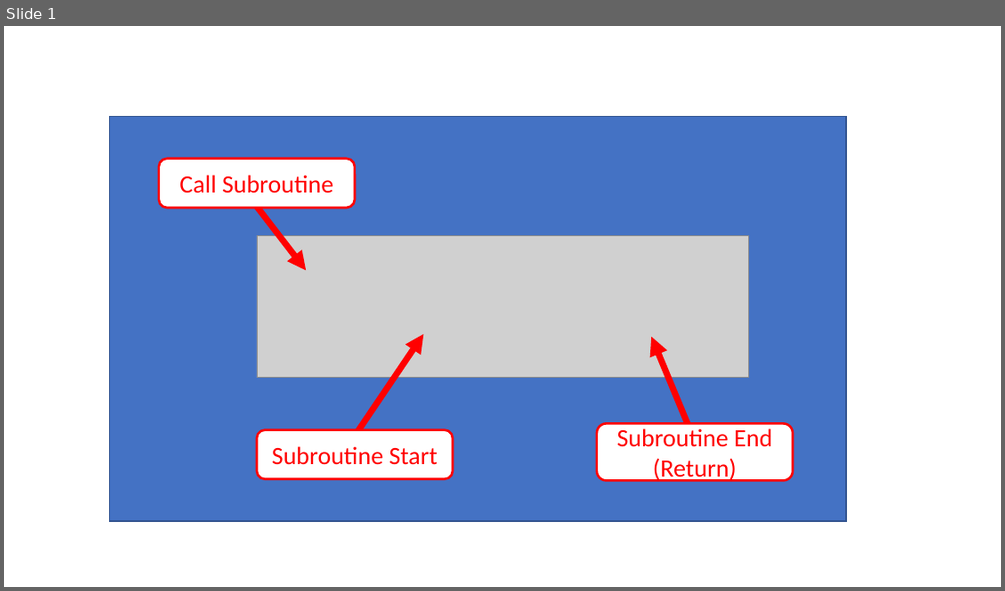
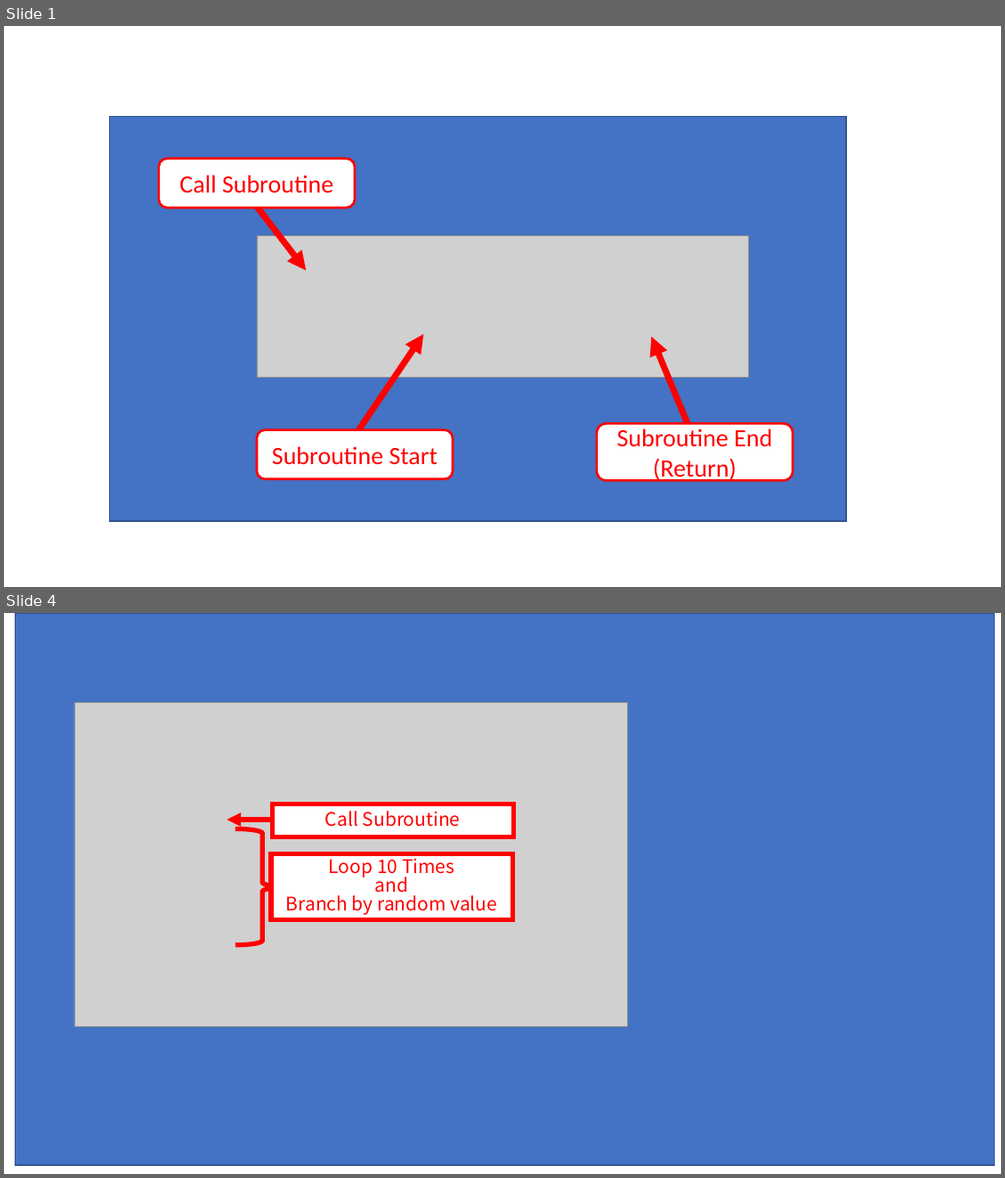
Before and after one commit to NNNIC/psgg-ruby-sample, a slide deck: wiki/work.pptx. Shown one above the other, each under a label of ours: slide 1 before the commit, slides 1 and 4 after it; the slides between them are not shown. The pictures are 1005x591 and 1005x1178 pixels, drawn with LibreOffice and Linux fonts; fonts in the diff are those of the drawing; grey boxes stand for pictures. Boxes give left, top, right and bottom in pixels: in the first picture for what was removed or moved away, otherwise in the second. Text is boxed around its words. In the diff, an @@ line names an element or a change of style, - is before the commit and + after.

```diff
--- a/wiki/work.pptx
+++ b/wiki/work.pptx
@@ slide 4 added at (4, 613, 1001, 1174), background #FFFFFF @@
@@ rectangle added at (16, 613, 995, 1165), fill #4472C4, outline #325491 1 pt @@
@@ picture added at (74, 702, 628, 1026) @@
@@ arrow added from (317, 819) to (226, 819), #FF0000 4.5 pt @@
@@ rectangle added at (273, 803, 514, 836), fill #FFFFFF, outline #FF0000 4.5 pt, 18 pt, text #FF0000 @@
+Call Subroutine
@@ right brace added at (235, 829, 290, 945), outline #FF0000 4.5 pt @@
@@ rectangle added at (271, 854, 512, 920), fill #FFFFFF, outline #FF0000 4.5 pt, 18 pt, text #FF0000 @@
+Loop 10 Times
+and
+Branch by random value
```
Also in this commit, not shown: 3 other slides added, 7 other files.
